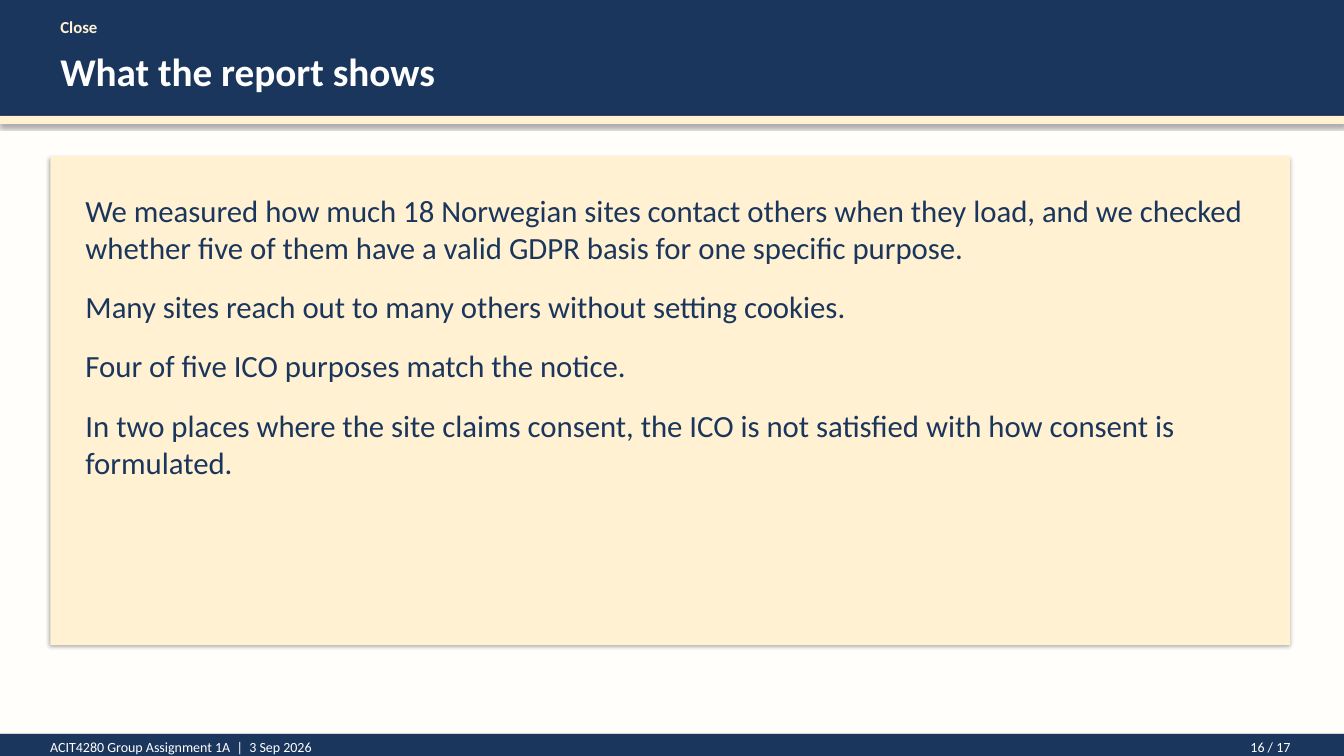
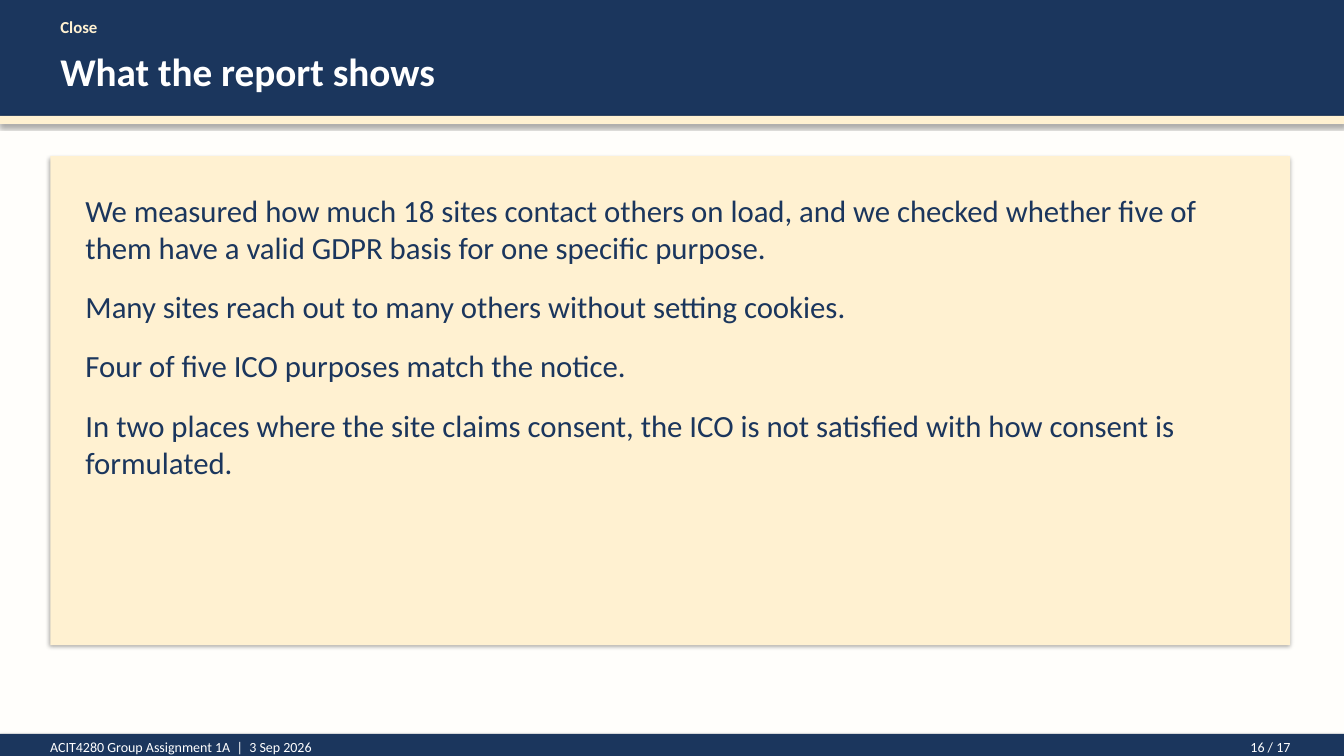
Before and after one commit to kasa031/Bacheloroppgave, a slide deck: slide 16 of ACIT4280_1A_presentation.pptx. Drawn at 1344x756 pixels with LibreOffice and Linux fonts; fonts in the diff are those of the drawing. Boxes give left, top, right and bottom in pixels: in the first picture for what was removed or moved away, otherwise in the second. Text is boxed around its words. In the diff, an @@ line names an element or a change of style, - is before the commit and + after.

```diff
--- a/ACIT4280_1A_presentation.pptx
+++ b/ACIT4280_1A_presentation.pptx
@@ text at bbox=[85, 200, 1196, 264]: text changed @@
-We measured how much 18 Norwegian sites contact others when they load, and we checked whether five of them have a valid GDPR basis for one specific purpose.
+We measured how much 18 sites contact others on load, and we checked whether five of them have a valid GDPR basis for one specific purpose.
```
Also in this commit, not shown: 1 other slide changed, 5 other files.
